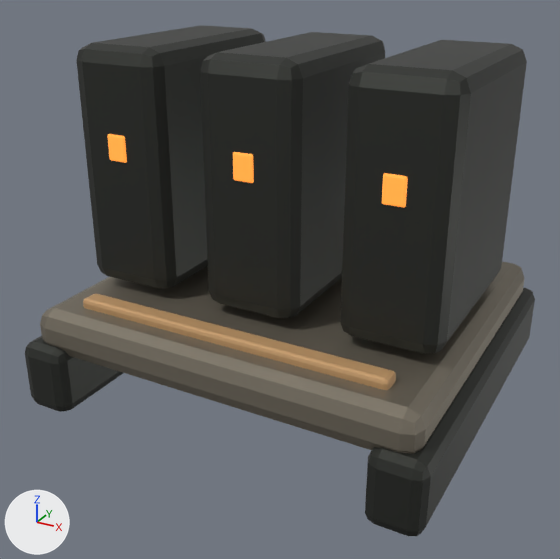
An edit to the glTF model assets/models/buildings/factions/drift_armory.glb, drawn before and after from the same camera.
Camera for both pictures: a 50 mm lens placed at (1.34, -2.58, 1.72), pointed at (-0.23, 0.27, 0.3). The lights are fixed; the arrows at lower left show +X, +Y and +Z. The first picture is the older version. Where no turn or scale is listed for an object, it has been applied to the vertices.

The first picture shows 'Bolt-down munitions locker', 'Bolt-down munitions locker.001', 'Bolt-down munitions locker.002', 'Bolt-on edge rail', 'Case latch.006', 'Modular pallet deck', 'Replaceable skid rail', 'Replaceable skid rail.001' and 2 more.
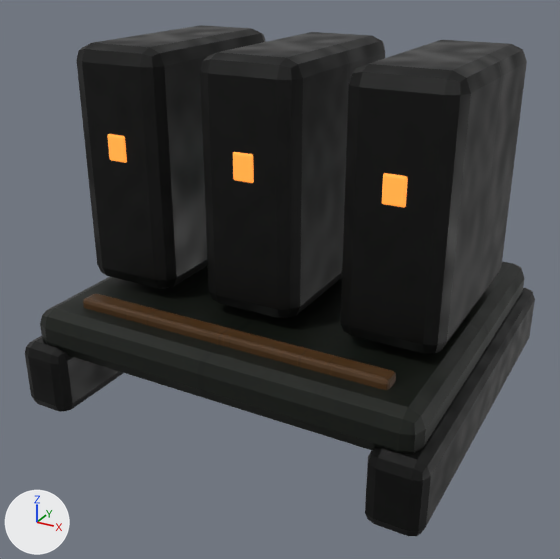
Pixel boxes [x1, y1, x2, y2] of what changed, in the pictures (560 x 559 px):
'Bolt-down munitions locker.002', surface changed: [340, 45, 522, 354] in both
'Modular pallet deck', surface changed (darker): [40, 262, 524, 454] in both
'Bolt-down munitions locker.001', surface changed: [200, 35, 382, 318] in both
'Bolt-down munitions locker', surface changed: [76, 28, 261, 289] in both
'Bolt-on edge rail', surface changed (darker): [83, 294, 396, 390] in both
'Replaceable skid rail', surface changed: [25, 336, 123, 411] in both

The change, as a diff of the scene's bpy script:
```diff
--- a/assets/models/buildings/factions/drift_armory.glb.py
+++ b/assets/models/buildings/factions/drift_armory.glb.py
@@ img_steel_roughness @@
+img_steel_roughness = load_image('steel_roughness', '../../textures/industrial/factions/drift/steel_roughness.png', 512, 512, 'Non-Color')
@@ img_factions_drift_steel_steel_albedo @@
+img_factions_drift_steel_steel_albedo = load_image('factions_drift_steel_steel_albedo', '../../textures/industrial/factions/drift/factions_drift_steel_steel_albedo.png', 512, 512, 'sRGB')
@@ img_steel_normal @@
+img_steel_normal = load_image('steel_normal', '../../textures/industrial/factions/drift/steel_normal.png', 512, 512, 'Non-Color')
@@ img_factions_drift_armor_light_ceramic_albedo @@
+img_factions_drift_armor_light_ceramic_albedo = load_image('factions_drift_armor_light_ceramic_albedo', '../../textures/industrial/factions/drift/factions_drift_armor_light_ceramic_albedo.png', 512, 512, 'sRGB')
@@ img_ceramic_roughness @@
+img_ceramic_roughness = load_image('ceramic_roughness', '../../textures/industrial/factions/drift/ceramic_roughness.png', 512, 512, 'Non-Color')
@@ img_ceramic_normal @@
+img_ceramic_normal = load_image('ceramic_normal', '../../textures/industrial/factions/drift/ceramic_normal.png', 512, 512, 'Non-Color')
@@ img_graphite_normal @@
+img_graphite_normal = load_image('graphite_normal', '../../textures/industrial/factions/drift/graphite_normal.png', 512, 512, 'Non-Color')
@@ img_factions_drift_dark_graphite_albedo @@
+img_factions_drift_dark_graphite_albedo = load_image('factions_drift_dark_graphite_albedo', '../../textures/industrial/factions/drift/factions_drift_dark_graphite_albedo.png', 512, 512, 'sRGB')
@@ img_graphite_roughness @@
+img_graphite_roughness = load_image('graphite_roughness', '../../textures/industrial/factions/drift/graphite_roughness.png', 512, 512, 'Non-Color')
@@ mat_drift___dark_007 @@
 mat_drift___dark_007 = bpy.data.materials.new('Drift / dark.007')
-# nodes: BsdfPrincipled, OutputMaterial
-# colours: dark grey #3c3e3a
+# nodes: BsdfPrincipled, Math, NormalMap, OutputMaterial, SeparateColor, TexImage x3
+# uses the picture img_factions_drift_dark_graphite_albedo
+# uses the picture img_graphite_normal
+# uses the picture img_graphite_roughness
@@ mat_drift___light_007 @@
 mat_drift___light_007 = bpy.data.materials.new('Drift / light.007')
-# nodes: BsdfPrincipled, OutputMaterial
-# colours: brown #cea473
+# nodes: BsdfPrincipled, Math, NormalMap, OutputMaterial, SeparateColor, TexImage x3
+# uses the picture img_ceramic_normal
+# uses the picture img_ceramic_roughness
+# uses the picture img_factions_drift_armor_light_ceramic_albedo
@@ mat_drift___steel_007 @@
 mat_drift___steel_007 = bpy.data.materials.new('Drift / steel.007')
-# nodes: BsdfPrincipled, OutputMaterial
-# colours: grey #8b8476
+# nodes: BsdfPrincipled, Math, NormalMap, OutputMaterial, SeparateColor, TexImage x3
+# uses the picture img_factions_drift_steel_steel_albedo
+# uses the picture img_steel_normal
+# uses the picture img_steel_roughness
```
